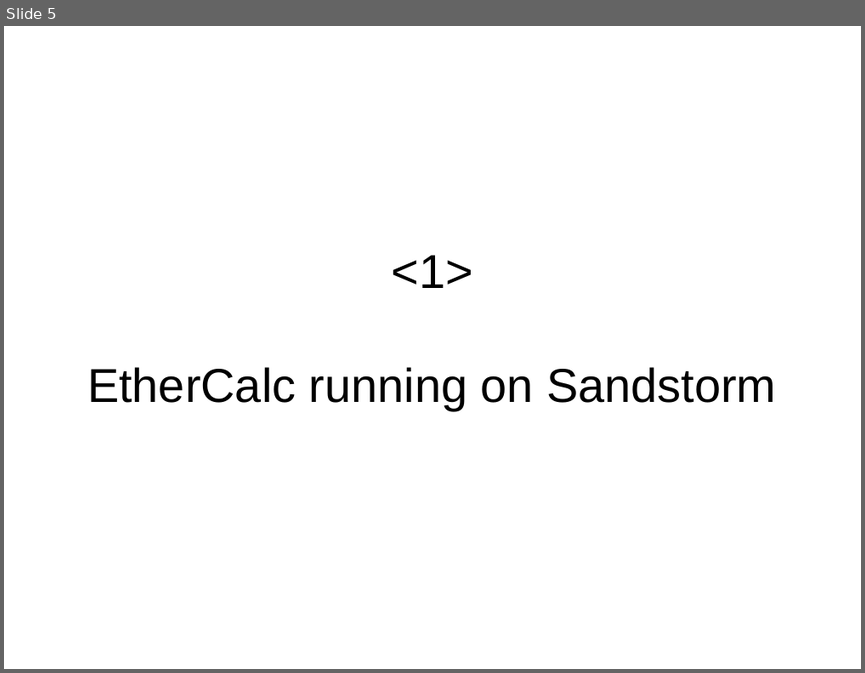
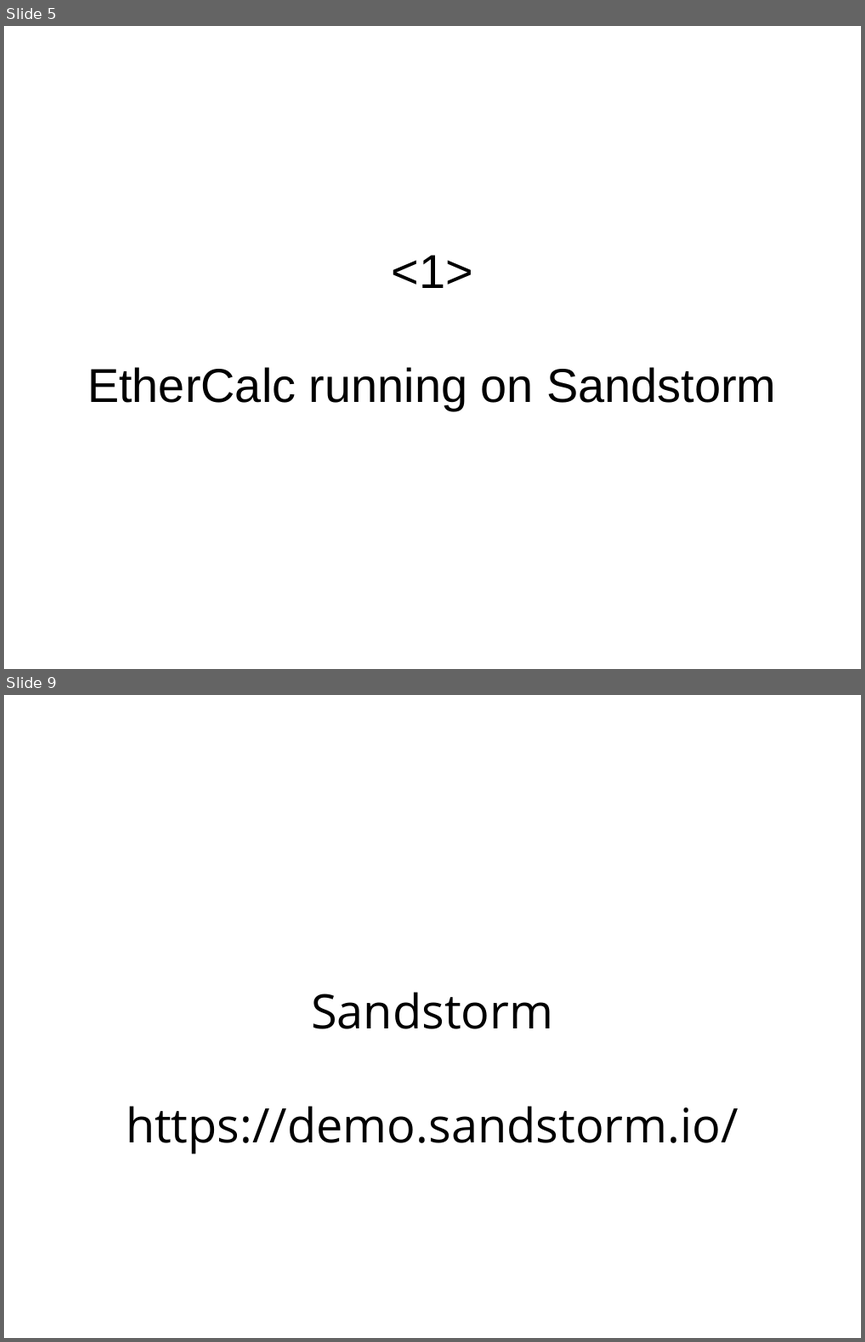
Before and after one commit to paulproteus/ethercalc-sandstorm-fosdem-lightning-talk, a slide deck: preso.odp. Shown one above the other, each under a label of ours: slide 5 before the commit, slides 5 and 9 after it; the slides between them are not shown. The pictures are 865x673 and 865x1342 pixels, drawn with LibreOffice and Linux fonts; fonts in the diff are those of the drawing. Boxes give left, top, right and bottom in pixels: in the first picture for what was removed or moved away, otherwise in the second. Text is boxed around its words. In the diff, an @@ line names an element or a change of style, - is before the commit and + after.

```diff
--- a/preso.odp
+++ b/preso.odp
@@ slide 9 added at <box>4,695,861,1338</box>, background #FFFFFF @@
@@ text added at <box>126,992,738,1154</box>, 44 pt, text #000000 @@
+Sandstorm
+https://demo.sandstorm.io/
```
Also in this commit, not shown: 27 other slides added, 2 other files.
